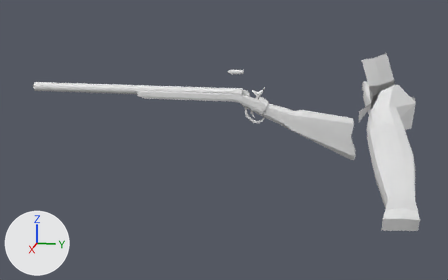
Renders of the FBX model Assets/Models/remington_1870.fbx from each side of a commit.
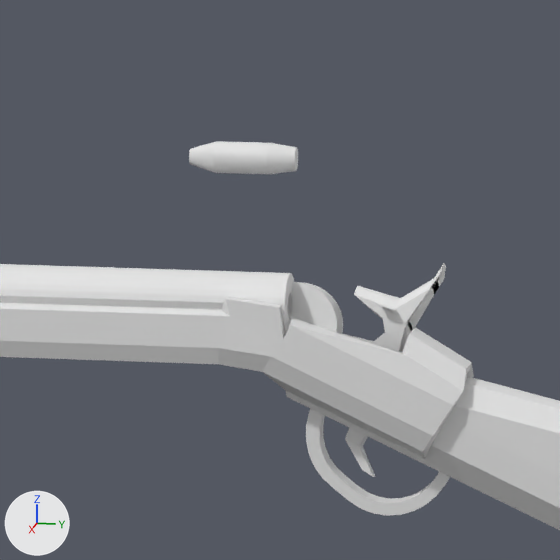
Each version is shown whole from a 50 mm camera at (22.53, -0.56, 18.17) aimed at (0.16, -5.03, 12.58), then close up on the part from 45% to 63% of the width and 18% to 46% of the height. Lighting does not change. The marker at lower left points along +X, +Y and +Z. The older version's two pictures come first. Where no turn or scale is listed for an object, it has been applied to the vertices.
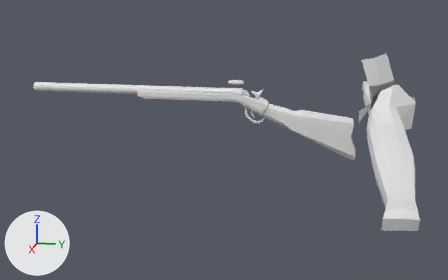
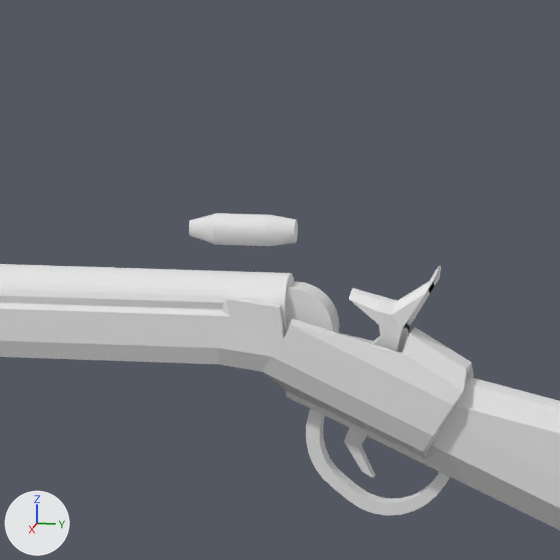
Commit message: remington model correction

What differs and where, as boxes (x1, y1, x2, y2) in the close-ups (560 x 560 px):
```json
{"object": "Cylinder.001", "change": "moved", "before": [189, 141, 298, 174], "after": [189, 213, 298, 246]}
{"object": "Cube.003", "change": "turned", "before": [291, 263, 446, 477], "after": [287, 265, 441, 478]}
```

Edits to the scene script, one JSON object a line:
```json
{"op": "set", "path": "ob_cylinder_001.location", "old": "(-0.547, -4.714, 15.068)", "new": "(-0.547, -4.714, 14.676)"}
{"op": "set", "path": "ob_cube_003.rotation_euler", "old": "(1.396, 0.0, 1.571)", "new": "(1.571, 0.0, 1.571)", "note": "degrees (80, 0, 90) -> degrees (90, 0, 90)"}
```
